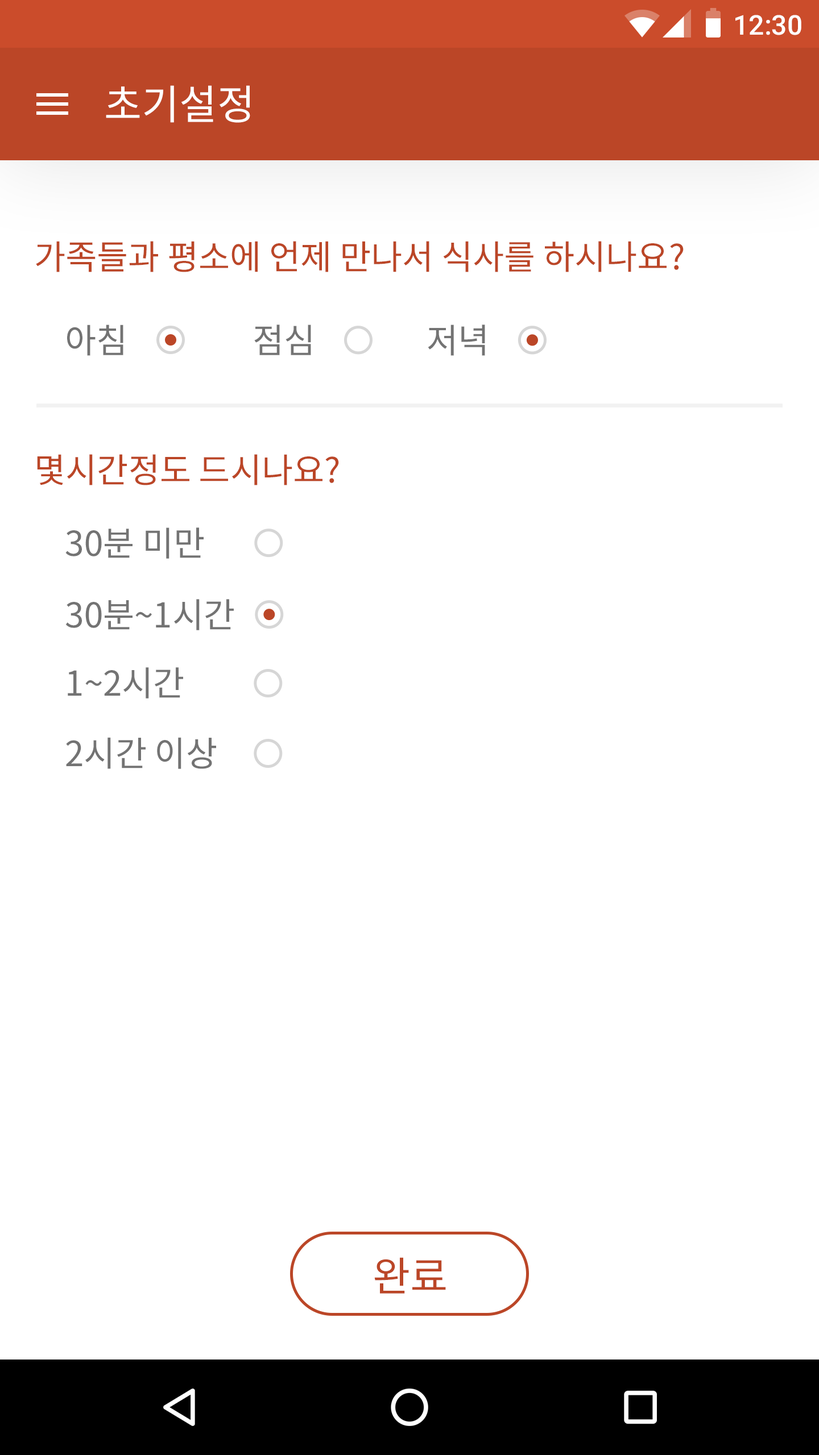
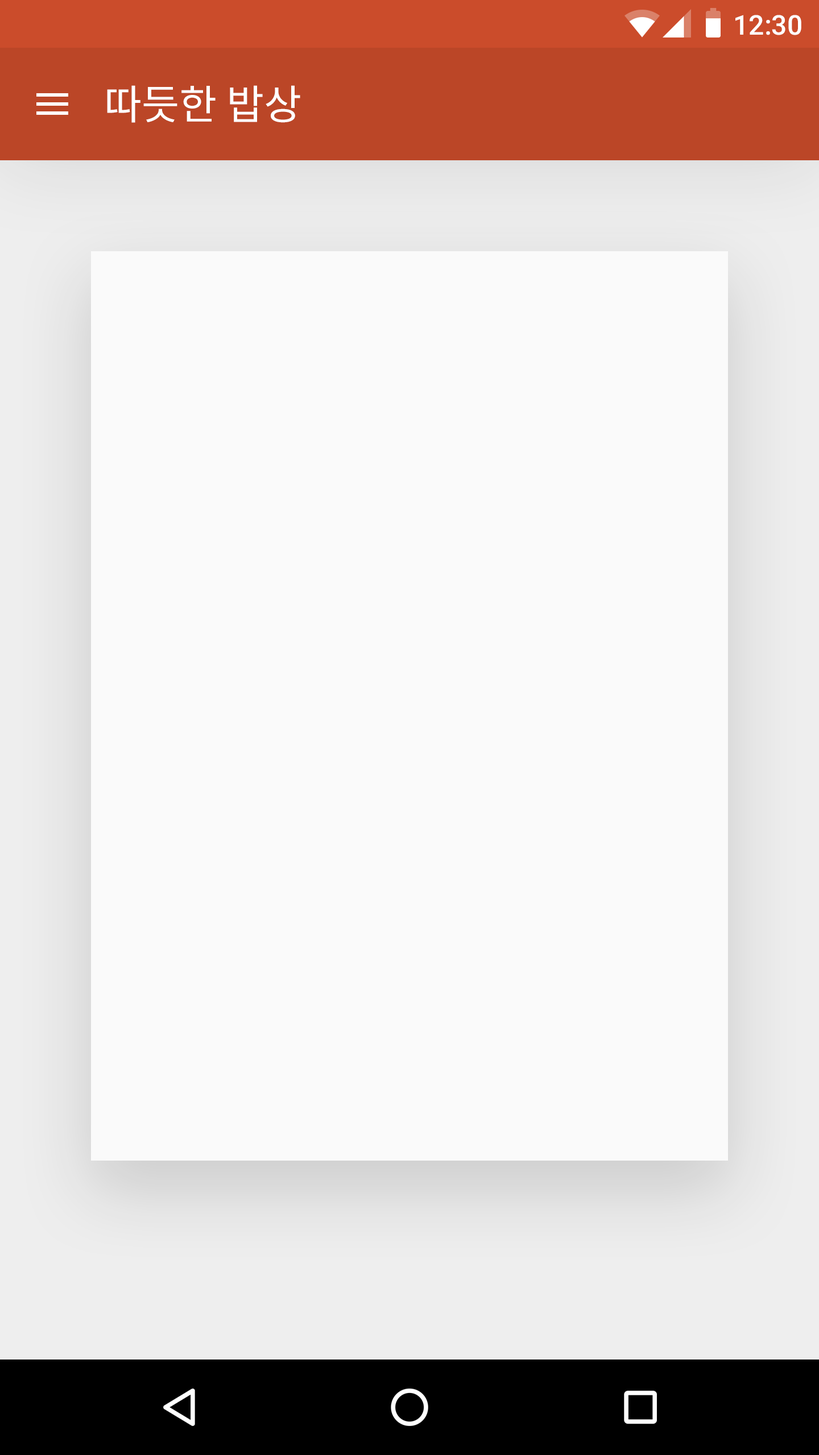
Revision of a layered w=819, h=1455 image; what changed, layer by layer:
hid "모서리가 둥근 직사각형 3" over bbox(289, 1231, 529, 1317)
hid "사각1" over bbox(36, 403, 783, 408)
hid group "question.2" (18 layers) over bbox(36, 454, 339, 770)
hid group "question.1" (14 layers) over bbox(35, 241, 684, 356)
hid "가족들과 평소에 언제 만나서 식사를 하시나요?" over bbox(35, 241, 684, 273)
hid group "btn_night" (4 layers) over bbox(427, 324, 547, 356)
removed layer "완료" (2nd of 2, in "Action Bar") from group "Action Bar" over bbox(374, 1257, 446, 1294)
renamed "초기설정" to "따듯한 밥상", painted on it over bbox(105, 85, 301, 123)
added layer "사각형 2" above "사각형 1" over bbox(90, 251, 728, 1161)
added layer "사각형 1" above "레이어 0" over bbox(359, 642, 367, 646)
painted on "레이어 0" over bbox(0, 85, 819, 1360)
